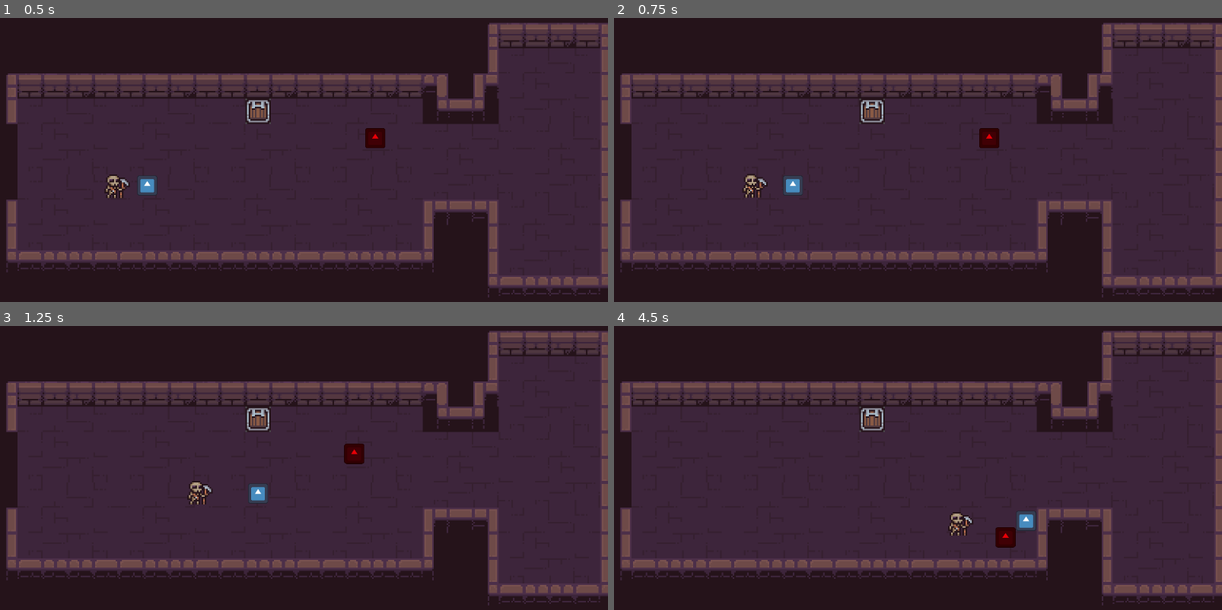
Above: before the commit, frames 1-4 (two rows, left to right).
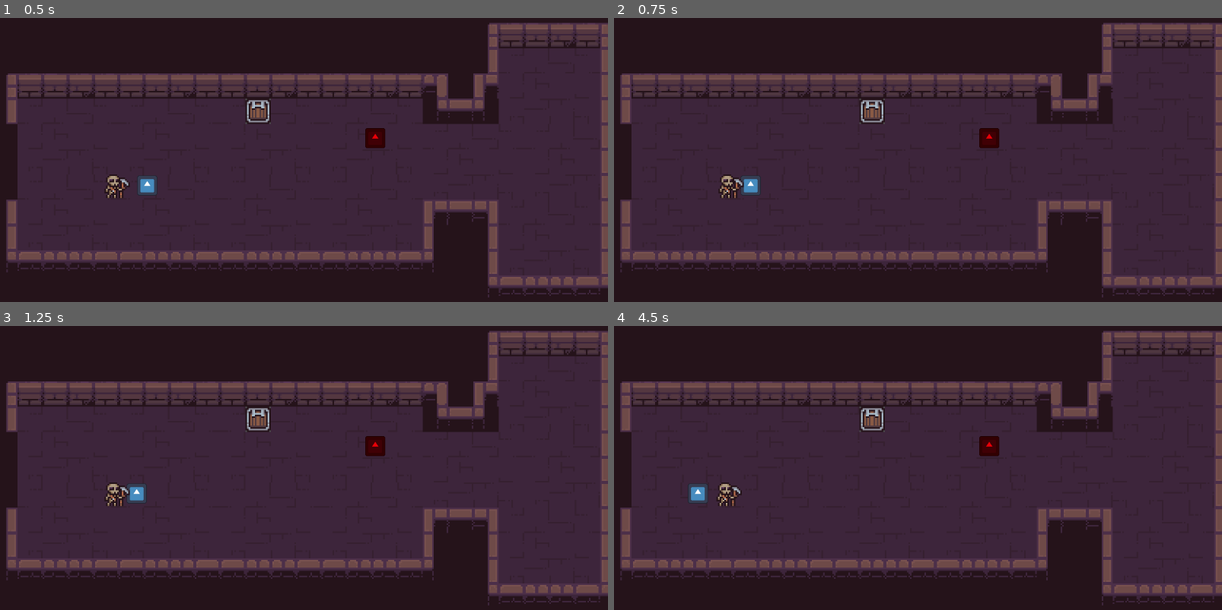
Above: after the commit, the same moments.

Repository: helionlf/Ex-companions
Game: Godot game, scene res://Scenes/lobby.tscn
The game is run twice, just before and just after one commit, with the same random seed, the same clock (stepped at 60 frames per second) and the same inputs. The engine's default icon, where the game draws it, is replaced by a stand-in: a white triangle on a blue panel in a dark square.
Inputs:
- Up to frame 1 (0.5 s): no input
- Up to frame 2 (0.75 s): tap Enter at 0.5 s; hold Right (ui_right) from 0.53 s (still down); tap A (walk_feft, bound only after the commit) at 0.6 s
- Up to frame 3 (1.25 s): keep holding Right (ui_right)
- Up to frame 4 (4.5 s): release Right (ui_right) at 1.28 s; hold Down (ui_down) 1.28-2.03 s; tap A (walk_feft, bound only after the commit) every 0.75 s from 1.35 to 4.35 s; hold Right (ui_right) 2.03-2.78 s; hold Up (ui_up) 2.78-3.53 s; tap Space at 3.5 s; hold Left (ui_left) from 3.53 s (still down); tap Enter at 4.25 s

Frame 1 is identical in both runs. In frame 2, 0.6% of the frame differs, in the area x 17-31%, y 55-64%; in frame 3, 1.1%; in frame 4, 1.2%, in the area x 12-70%, y 38-79%.

Commit message:
movimentação do player e modificação do mapa de entrada

Diff:
--- a/ex-companions-game/Scripts/player.gd
+++ b/ex-companions-game/Scripts/player.gd
@@ -6,17 +6,7 @@
 
 
 func _physics_process(_delta: float) -> void:
-	var direction_x := Input.get_axis("ui_left", "ui_right")
-	var direction_y := Input.get_axis("ui_up", "ui_down")
-
-	if direction_x:
-		velocity.x = direction_x * speed
-	elif direction_y:
-		velocity.y = direction_y * speed
-	else:
-		velocity.x = move_toward(velocity.x, 0, speed)
-		velocity.y = move_toward(velocity.y, 0, speed)
-
+	handle_input()
 	move_and_slide()
 
 func attack():
@@ -25,3 +15,9 @@
 func take_damage(amount):
 	print("jogador tomou dano")
 	health -= amount
+
+func handle_input():
+	var input := Vector2.ZERO
+	input = Input.get_vector("walk_feft", "walk_right", "walk_up", "walk_down")
+
+	velocity = input * speed
--- a/ex-companions-game/project.godot
+++ b/ex-companions-game/project.godot
@@ -20,6 +20,29 @@
 Enemy=""
 Player=""
 
+[input]
+
+walk_up={
+"deadzone": 0.2,
+"events": [Object(InputEventKey,"resource_local_to_scene":false,"resource_name":"","device":-1,"window_id":0,"alt_pressed":false,"shift_pressed":false,"ctrl_pressed":false,"meta_pressed":false,"pressed":false,"keycode":0,"physical_keycode":87,"key_label":0,"unicode":119,"location":0,"echo":false,"script":null)
+]
+}
+walk_down={
+"deadzone": 0.2,
+"events": [Object(InputEventKey,"resource_local_to_scene":false,"resource_name":"","device":-1,"window_id":0,"alt_pressed":false,"shift_pressed":false,"ctrl_pressed":false,"meta_pressed":false,"pressed":false,"keycode":0,"physical_keycode":83,"key_label":0,"unicode":115,"location":0,"echo":false,"script":null)
+]
+}
+walk_feft={
+"deadzone": 0.2,
+"events": [Object(InputEventKey,"resource_local_to_scene":false,"resource_name":"","device":-1,"window_id":0,"alt_pressed":false,"shift_pressed":false,"ctrl_pressed":false,"meta_pressed":false,"pressed":false,"keycode":0,"physical_keycode":65,"key_label":0,"unicode":97,"location":0,"echo":false,"script":null)
+]
+}
+walk_right={
+"deadzone": 0.2,
+"events": [Object(InputEventKey,"resource_local_to_scene":false,"resource_name":"","device":-1,"window_id":0,"alt_pressed":false,"shift_pressed":false,"ctrl_pressed":false,"meta_pressed":false,"pressed":false,"keycode":0,"physical_keycode":68,"key_label":0,"unicode":100,"location":0,"echo":false,"script":null)
+]
+}
+
 [physics]
 
 3d/physics_engine="Jolt Physics"
